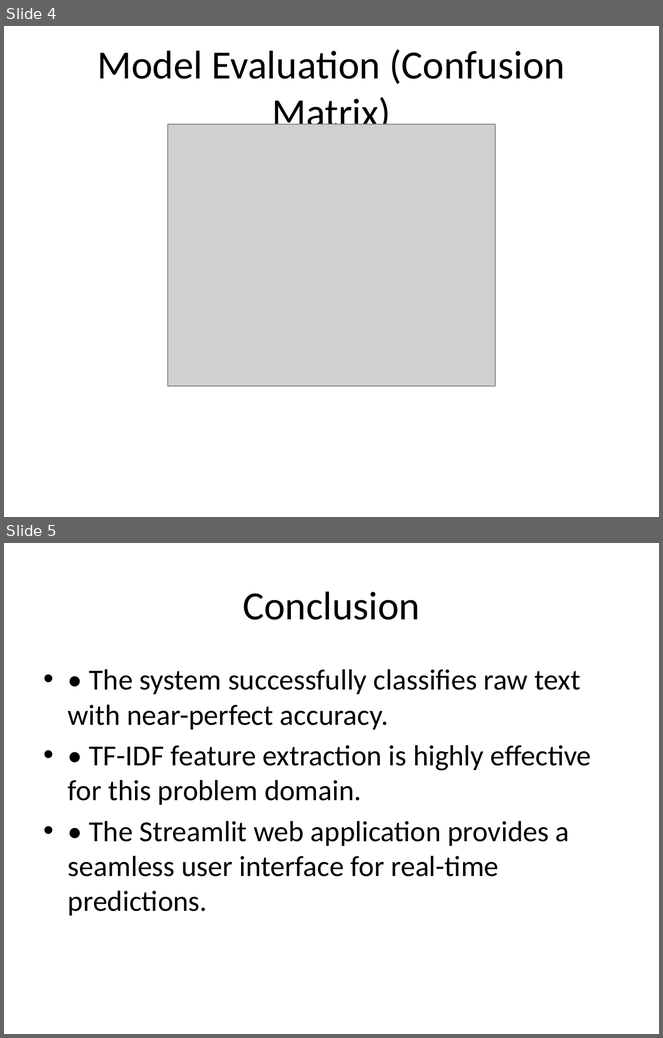
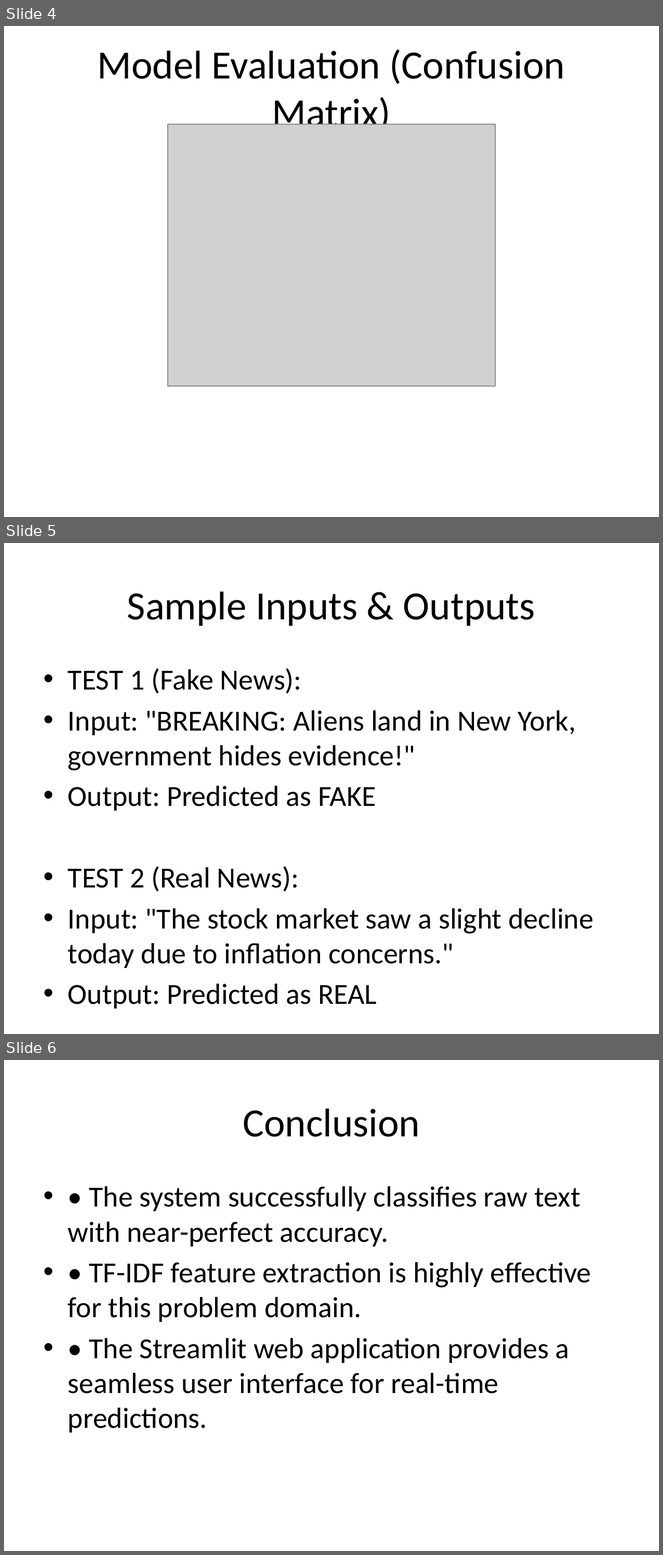
Before and after one commit to Venkat-sy/Internship, a slide deck: Final_Internship_Submission/Project_1_Fake_News/fake_news_project_ppt.pptx. Shown one above the other, each under a label of ours: slides 4 and 5 before the commit, slides 4, 5 and 6 after it. The pictures are 663x1038 and 663x1555 pixels, drawn with LibreOffice and Linux fonts; fonts in the diff are those of the drawing; grey boxes stand for pictures. Boxes give left, top, right and bottom in pixels: in the first picture for what was removed or moved away, otherwise in the second. Text is boxed around its words. In the diff, an @@ line names an element or a change of style, - is before the commit and + after.

Commit message:
Generate actual workflow flowchart image and restore sample outputs to ppt

```diff
--- a/Final_Internship_Submission/Project_1_Fake_News/fake_news_project_ppt.pptx
+++ b/Final_Internship_Submission/Project_1_Fake_News/fake_news_project_ppt.pptx
@@ slide 5 added at (4,543,659,1034), background #FFFFFF @@
@@ title added at (127,591,535,626), 44 pt, text #000000 @@
+Sample Inputs & Outputs
@@ text added at (68,668,594,1009), 32 pt, text #000000 @@
+• TEST 1 (Fake News):
+• Input: "BREAKING: Aliens land in New York, government hides evidence!"
+• Output: Predicted as FAKE
+• TEST 2 (Real News):
+• Input: "The stock market saw a slight decline today due to inflation concerns."
+• Output: Predicted as REAL
@@ what was slide 5 is now slide 6 @@
```
Also in this commit, not shown: 1 slide changed, 10 other files.
